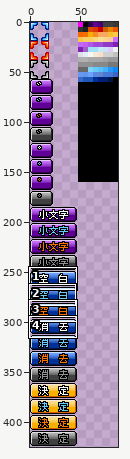
Two states of a sprite sheet, work_IMG/SN/ENT/OBJENT_TOP.png. The picture above shows the old version from afar; the outline marks the close-up.
Close-up. Old version:
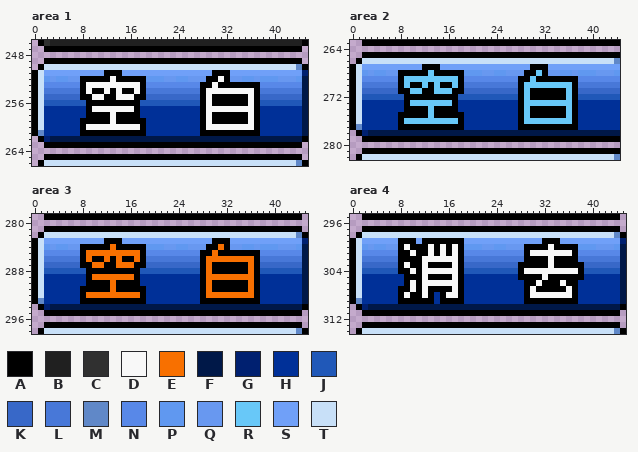
The file is 88x425 pixels. Colours within 5 levels of each other are drawn and written as one. Shown: area 1: x 0..45, y 246..266; area 2: x 0..44, y 263..282; area 3: x 0..45, y 279..298; area 4: x 0..45, y 295..314. The commit also changed other parts of the picture, which this record leaves out.
Palette (. is transparent): A #000000  B #202020  C #303030  D #f8f8f8  E #f87000  F #001848  G #002070  H #003098  J #2058b8  K #3868c8  L #4878d8  M #6088c8  N #5888e8  P #6098f0  Q #6898f0  R #68c8f8  S #70a0f8  T #c8e0f8
Pixels before, area 1, first column x 0:
246 .ACBBBBBBBBBBBBBBBBBBBBBBBBBBBBBBBBBBBBBBBBBBA
247 ..AAAAAAAAAAAAAAAAAAAAAAAAAAAAAAAAAAAAAAAAAAA.
248 ..............................................
249 ..AAAAAAAAAAAAAAAAAAAAAAAAAAAAAAAAAAAAAAAAAAA.
250 .ATTTTTTTTTTTTTTTTTTTTTTTTTTTTTTTTTTTTTTTTTTMA
251 ATSSSSSSSSSSAAASSSSSSSSSSSSSSSAAASSSSSSSSSSSSG
252 ATPQPPQQAAAAADAAAAAPPPQQPPQQQAADAQQPPQPPPQQQPF
253 ATNNNNNNADDDDDDDDDANNNNNNNNNAADAAAAAAANNNNNNNF
254 ATLLLLLLADAADADAADALLLLLLLLLADDDDDDDDALLLLLLLF
255 ATKKKKKKAADDAADDDAAKKKKKKKKKADAAAAAADAKKKKKKKF
256 ATJJJJJJJAAAAAAAAAJJJJJJJJJJADAAAAAADAJJJJJJJF
257 ATHHHHHHHADDDDDDDAHHHHHHHHHHADDDDDDDDAHHHHHHHF
258 ATHHHHHHHAAAADAAAAHHHHHHHHHHADAAAAAADAHHHHHHHF
259 ATHHHHHHAAAAADAAAAAHHHHHHHHHADAAAAAADAHHHHHHHF
260 ATHHHHHHADDDDDDDDDAHHHHHHHHHADDDDDDDDAHHHHHHHF
261 AMHHHHHHAAAAAAAAAAAHHHHHHHHHAAAAAAAAAAHHHHHHHF
262 .AGFFFFFFFFFFFFFFFFFFFFFFFFFFFFFFFFFFFFFFFFFFA
263 ..AAAAAAAAAAAAAAAAAAAAAAAAAAAAAAAAAAAAAAAAAAA.
264 ..............................................
265 ..AAAAAAAAAAAAAAAAAAAAAAAAAAAAAAAAAAAAAAAAAAA.
266 .ATTTTTTTTTTTTTTTTTTTTTTTTTTTTTTTTTTTTTTTTTTMA
Pixels before, area 2, first column x 0:
263 ..AAAAAAAAAAAAAAAAAAAAAAAAAAAAAAAAAAAAAAAAAAA
264 .............................................
265 ..AAAAAAAAAAAAAAAAAAAAAAAAAAAAAAAAAAAAAAAAAAA
266 .ATTTTTTTTTTTTTTTTTTTTTTTTTTTTTTTTTTTTTTTTTTM
267 ATSSSSSSSSSSAAASSSSSSSSSSSSSSSAAASSSSSSSSSSSS
268 ATPQPPQQAAAAARAAAAAPPPQQPPQQQAARAQQPPQPPPQQQP
269 ATNNNNNNARRRRRRRRRANNNNNNNNNAARAAAAAAANNNNNNN
270 ATLLLLLLARAARARAARALLLLLLLLLARRRRRRRRALLLLLLL
271 ATKKKKKKAARRAARRRAAKKKKKKKKKARAAAAAARAKKKKKKK
272 ATJJJJJJJAAAAAAAAAJJJJJJJJJJARAAAAAARAJJJJJJJ
273 ATHHHHHHHARRRRRRRAHHHHHHHHHHARRRRRRRRAHHHHHHH
274 ATHHHHHHHAAAARAAAAHHHHHHHHHHARAAAAAARAHHHHHHH
275 ATHHHHHHAAAAARAAAAAHHHHHHHHHARAAAAAARAHHHHHHH
276 ATHHHHHHARRRRRRRRRAHHHHHHHHHARRRRRRRRAHHHHHHH
277 AMHHHHHHAAAAAAAAAAAHHHHHHHHHAAAAAAAAAAHHHHHHH
278 .AGFFFFFFFFFFFFFFFFFFFFFFFFFFFFFFFFFFFFFFFFFF
279 ..AAAAAAAAAAAAAAAAAAAAAAAAAAAAAAAAAAAAAAAAAAA
280 .............................................
281 ..AAAAAAAAAAAAAAAAAAAAAAAAAAAAAAAAAAAAAAAAAAA
282 .ATTTTTTTTTTTTTTTTTTTTTTTTTTTTTTTTTTTTTTTTTTM
Pixels before, area 3, first column x 0:
279 ..AAAAAAAAAAAAAAAAAAAAAAAAAAAAAAAAAAAAAAAAAAA.
280 ..............................................
281 ..AAAAAAAAAAAAAAAAAAAAAAAAAAAAAAAAAAAAAAAAAAA.
282 .ATTTTTTTTTTTTTTTTTTTTTTTTTTTTTTTTTTTTTTTTTTMA
283 ATSSSSSSSSSSAAASSSSSSSSSSSSSSSAAASSSSSSSSSSSSG
284 ATPQPPQQAAAAAEAAAAAPPPQQPPQQQAAEAQQPPQPPPQQQPF
285 ATNNNNNNAEEEEEEEEEANNNNNNNNNAAEAAAAAAANNNNNNNF
286 ATLLLLLLAEAAEAEAAEALLLLLLLLLAEEEEEEEEALLLLLLLF
287 ATKKKKKKAAEEAAEEEAAKKKKKKKKKAEAAAAAAEAKKKKKKKF
288 ATJJJJJJJAAAAAAAAAJJJJJJJJJJAEAAAAAAEAJJJJJJJF
289 ATHHHHHHHAEEEEEEEAHHHHHHHHHHAEEEEEEEEAHHHHHHHF
290 ATHHHHHHHAAAAEAAAAHHHHHHHHHHAEAAAAAAEAHHHHHHHF
291 ATHHHHHHAAAAAEAAAAAHHHHHHHHHAEAAAAAAEAHHHHHHHF
292 ATHHHHHHAEEEEEEEEEAHHHHHHHHHAEEEEEEEEAHHHHHHHF
293 AMHHHHHHAAAAAAAAAAAHHHHHHHHHAAAAAAAAAAHHHHHHHF
294 .AGFFFFFFFFFFFFFFFFFFFFFFFFFFFFFFFFFFFFFFFFFFA
295 ..AAAAAAAAAAAAAAAAAAAAAAAAAAAAAAAAAAAAAAAAAAA.
296 ..............................................
297 ..AAAAAAAAAAAAAAAAAAAAAAAAAAAAAAAAAAAAAAAAAAA.
298 .ATTTTTTTTTTTTTTTTTTTTTTTTTTTTTTTTTTTTTTTTTTMA
Pixels before, area 4, first column x 0:
295 ..AAAAAAAAAAAAAAAAAAAAAAAAAAAAAAAAAAAAAAAAAAA.
296 ..............................................
297 ..AAAAAAAAAAAAAAAAAAAAAAAAAAAAAAAAAAAAAAAAAAA.
298 .ATTTTTTTTTTTTTTTTTTTTTTTTTTTTTTTTTTTTTTTTTTMA
299 ATSSSSSSAAASAAAAAAASSSSSSSSSSSSSAAASSSSSSSSSSG
300 ATPQPPQQADAAADADADAPPPQQPPQQQAAAADAAAAPPPQQQPF
301 ATNNNNNNAADAADADADANNNNNNNNNNADDDDDDDANNNNNNNF
302 ATLLLLLLAAAADDDDDDALLLLLLLLLLAAAADAAAALLLLLLLF
303 ATKKKKKKADAADAAAADAKKKKKKKKKAAAAADAAAAAKKKKKKF
304 ATJJJJJJAADADDDDDDAJJJJJJJJJADDDDDDDDDAJJJJJJF
305 ATHHHHHHHAAADAAAADAHHHHHHHHHAAAADAAAAAAHHHHHHF
306 ATHHHHHHHADADDDDDDAHHHHHHHHHHAADAAADAAHHHHHHHF
307 ATHHHHHHAADADAAAADAHHHHHHHHHHADAAAAADAHHHHHHHF
308 ATHHHHHHADAADAHADDAHHHHHHHHHHADDDDDDDAHHHHHHHF
309 AMHHHHHHAAAAAAHAAAAHHHHHHHHHHAAAAAAAAAHHHHHHHF
310 .AGFFFFFFFFFFFFFFFFFFFFFFFFFFFFFFFFFFFFFFFFFFA
311 ..AAAAAAAAAAAAAAAAAAAAAAAAAAAAAAAAAAAAAAAAAAA.
312 ..............................................
313 ..AAAAAAAAAAAAAAAAAAAAAAAAAAAAAAAAAAAAAAAAAAA.
314 .ATTTTTTTTTTTTTTTTTTTTTTTTTTTTTTTTTTTTTTTTTTMA
Once edited:
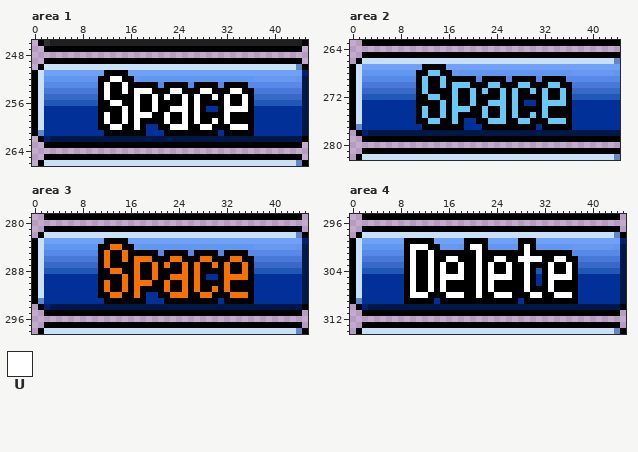
Colours new in this view: U #ffffff
Difference:
Area 1:
y 251: x 15 S -> A; x 30..32 AAA -> SSS
y 252: x 3 Q -> P; x 6..10 QQAAA -> PPPPP; x 13..14 DA -> UU; x 17..18 AA -> QP; x 22..23 QQ -> PP; x 26..34 QQQAADAQQ -> PPPPPPPPP; x 38..40 PPP -> QQQ
y 253: x 8..17 ADDDDDDDDD -> NNNAUAAUAA; x 19..20 NN -> AA; x 22..25 NNNN -> AAAA; x 27 N -> A; x 30..31 DA -> AN; x 36..37 AA -> NN
y 254: x 8..10 ADA -> LLL; x 12 D -> U; x 14..15 DA -> AU; x 17..37 DALLLLLLLLLADDDDDDDDA -> UUUAAAUUAAAUUAAAUUAAL
y 255: x 8..12 AADDA -> KKKAU; x 14..17 DDDA -> AAAU; x 19..27 KKKKKKKKK -> AUAUAAUAU; x 29..30 DA -> AU; x 32 A -> U; x 35..37 ADA -> UAK
y 256: x 9..10 AA -> JJ; x 13..14 AA -> UU; x 17..27 AJJJJJJJJJJ -> UAAUAAAAUAU; x 29 D -> A; x 32 A -> U; x 35..37 ADA -> UAJ
y 257: x 9..27 ADDDDDDDAHHHHHHHHHH -> HHAAAAUAUAAUAAUUUAU; x 29..37 DDDDDDDDA -> HHAUUUUAH
y 258: x 9..10 AA -> HH; x 12..13 AD -> UA; x 15 A -> U; x 17..27 AHHHHHHHHHH -> UUUAAUAAUAU; x 29 D -> A; x 32 A -> U; x 36..37 DA -> AH
y 259: x 8..10 AAA -> HHH; x 12..13 AD -> UA; x 15 A -> U; x 17 A -> U; x 19..27 HHHHHHHHH -> AAAUAAUAU; x 29..30 DA -> AU; x 32 A -> U; x 36..37 DA -> AH
y 260: x 8..17 ADDDDDDDDD -> HHHAAUUAAU; x 21..37 HHHHHHHADDDDDDDDA -> AAUUUAAUUAAAUUUAH
y 261: x 8..11 AAAA -> HHHH; x 22..27 HHHHHH -> AAAAAA; x 31 A -> H; x 37 A -> H
Area 2:
y 267: x 15 S -> A; x 30..32 AAA -> SSS
y 268: x 3 Q -> P; x 6..10 QQAAA -> PPPPP; x 14 A -> R; x 17..18 AA -> QP; x 22..23 QQ -> PP; x 26..34 QQQAARAQQ -> PPPPPPPPP; x 38..40 PPP -> QQQ
y 269: x 8..11 ARRR -> NNNA; x 13..14 RR -> AA; x 16..17 RR -> AA; x 19..20 NN -> AA; x 22..25 NNNN -> AAAA; x 27 N -> A; x 30..31 RA -> AN; x 36..37 AA -> NN
y 270: x 8..10 ARA -> LLL; x 14..15 RA -> AR; x 18..28 ALLLLLLLLLA -> RRAAARRAAAR; x 30..32 RRR -> AAA; x 35..37 RRA -> AAL
y 271: x 8..12 AARRA -> KKKAR; x 14..17 RRRA -> AAAR; x 19..27 KKKKKKKKK -> ARARAARAR; x 29..30 RA -> AR; x 32 A -> R; x 35..37 ARA -> RAK
y 272: x 9..10 AA -> JJ; x 13..14 AA -> RR; x 17..27 AJJJJJJJJJJ -> RAARAAAARAR; x 29 R -> A; x 32 A -> R; x 35..37 ARA -> RAJ
y 273: x 9..14 ARRRRR -> HHAAAA; x 16..27 RAHHHHHHHHHH -> ARAARAARRRAR; x 29..31 RRR -> HHA; x 36..37 RA -> AH
y 274: x 9..10 AA -> HH; x 12..13 AR -> RA; x 15 A -> R; x 17..27 AHHHHHHHHHH -> RRRAARAARAR; x 29 R -> A; x 32 A -> R; x 36..37 RA -> AH
y 275: x 8..10 AAA -> HHH; x 12..13 AR -> RA; x 15 A -> R; x 17 A -> R; x 19..27 HHHHHHHHH -> AAARAARAR; x 29..30 RA -> AR; x 32 A -> R; x 36..37 RA -> AH
y 276: x 8..12 ARRRR -> HHHAA; x 15..16 RR -> AA; x 21..28 HHHHHHHA -> AARRRAAR; x 30..32 RRR -> AAA; x 36..37 RA -> AH
y 277: x 8..11 AAAA -> HHHH; x 22..27 HHHHHH -> AAAAAA; x 31 A -> H; x 37 A -> H
Area 3:
y 283: x 15 S -> A; x 30..32 AAA -> SSS
y 284: x 3 Q -> P; x 6..10 QQAAA -> PPPPP; x 14 A -> E; x 17..18 AA -> QP; x 22..23 QQ -> PP; x 26..34 QQQAAEAQQ -> PPPPPPPPP; x 38..40 PPP -> QQQ
y 285: x 8..11 AEEE -> NNNA; x 13..14 EE -> AA; x 16..17 EE -> AA; x 19..20 NN -> AA; x 22..25 NNNN -> AAAA; x 27 N -> A; x 30..31 EA -> AN; x 36..37 AA -> NN
y 286: x 8..10 AEA -> LLL; x 14..15 EA -> AE; x 18..28 ALLLLLLLLLA -> EEAAAEEAAAE; x 30..32 EEE -> AAA; x 35..37 EEA -> AAL
y 287: x 8..12 AAEEA -> KKKAE; x 14..17 EEEA -> AAAE; x 19..27 KKKKKKKKK -> AEAEAAEAE; x 29..30 EA -> AE; x 32 A -> E; x 35..37 AEA -> EAK
y 288: x 9..10 AA -> JJ; x 13..14 AA -> EE; x 17..27 AJJJJJJJJJJ -> EAAEAAAAEAE; x 29 E -> A; x 32 A -> E; x 35..37 AEA -> EAJ
y 289: x 9..14 AEEEEE -> HHAAAA; x 16..27 EAHHHHHHHHHH -> AEAAEAAEEEAE; x 29..31 EEE -> HHA; x 36..37 EA -> AH
y 290: x 9..10 AA -> HH; x 12..13 AE -> EA; x 15 A -> E; x 17..27 AHHHHHHHHHH -> EEEAAEAAEAE; x 29 E -> A; x 32 A -> E; x 36..37 EA -> AH
y 291: x 8..10 AAA -> HHH; x 12..13 AE -> EA; x 15 A -> E; x 17 A -> E; x 19..27 HHHHHHHHH -> AAAEAAEAE; x 29..30 EA -> AE; x 32 A -> E; x 36..37 EA -> AH
y 292: x 8..12 AEEEE -> HHHAA; x 15..16 EE -> AA; x 21..28 HHHHHHHA -> AAEEEAAE; x 30..32 EEE -> AAA; x 36..37 EA -> AH
y 293: x 8..11 AAAA -> HHHH; x 22..27 HHHHHH -> AAAAAA; x 31 A -> H; x 37 A -> H
Area 4:
y 299: x 8 A -> S; x 11 S -> A; x 14..22 AAAAASSSS -> SSSSSAAAA; x 28..30 SSS -> AAA; x 32..34 AAA -> SSS
y 300: x 3 Q -> P; x 6..13 QQADAAAD -> PPPAUUUA; x 15..23 DADAPPPQQ -> QQQPAUUAP; x 26..29 QQQA -> PPAU; x 31..40 AADAAAAPPP -> PPPPPPQQQQ
y 301: x 8 A -> N; x 10 D -> U; x 13 D -> U; x 15 D -> A; x 17 D -> A; x 19..37 NNNNNNNNNNADDDDDDDA -> AAUAAAAAAAUAAAAAAAN
y 302: x 8 A -> L; x 10 A -> U; x 12..17 DDDDDD -> AUAAUU; x 19..31 LLLLLLLLLLAAA -> AAUAAUUAAUUUU; x 33..35 DAA -> AUU
y 303: x 8..10 ADA -> KAU; x 12..13 DA -> AU; x 15 A -> U; x 17..27 DAKKKKKKKKK -> AUAAUAUAAUA; x 29 A -> U; x 33 D -> U; x 36 A -> U; x 38 A -> K
y 304: x 8 A -> J; x 10 D -> U; x 12..27 DDDDDDAJJJJJJJJJ -> AUAUAAUAAUAUAAUA; x 29..38 DDDDDDDDDA -> UAJAUAAUAJ
y 305: x 10 A -> U; x 12..13 DA -> AU; x 15..27 AADAHHHHHHHHH -> UUUUAAUAUUUUA; x 29 A -> U; x 31..36 ADAAAA -> HAUUUU; x 38 A -> H
y 306: x 10 D -> U; x 12..17 DDDDDD -> AUAUAA; x 19..29 HHHHHHHHHHA -> AAUAUAAAAAU; x 31 D -> H; x 33 A -> U; x 35 D -> A
y 307: x 8 A -> H; x 10 D -> U; x 12..13 DA -> AU; x 15 A -> U; x 17 D -> A; x 19..30 HHHHHHHHHHAD -> AAUAUAAAAAUA; x 33 A -> U; x 36 D -> A
y 308: x 8..12 ADAAD -> HAUUU; x 14 H -> A; x 16..28 DDAHHHHHHHHHH -> UUUAAUAAUUUAA; x 30..36 DDDDDDD -> UUAAUUU
y 309: x 8 A -> H; x 19..27 HHHHHHHHH -> AAAAAAAAA
Where, in picture pixels (left, top, right, bottom), the same in both close-ups:
changed: (50, 70, 278, 136)
changed: (368, 64, 596, 130)
changed: (50, 238, 278, 304)
changed: (368, 238, 596, 304)
